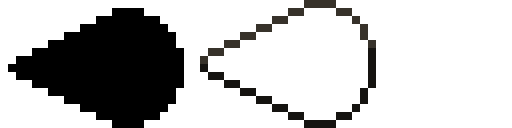
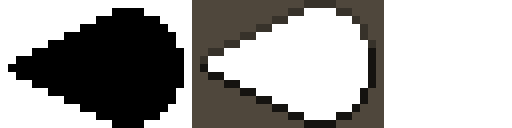
Revision of a layered (512, 128) image; what changed, layer by layer:
showed "background", moved it above "full old", painted on it over [left=192, top=0, right=384, bottom=128]
